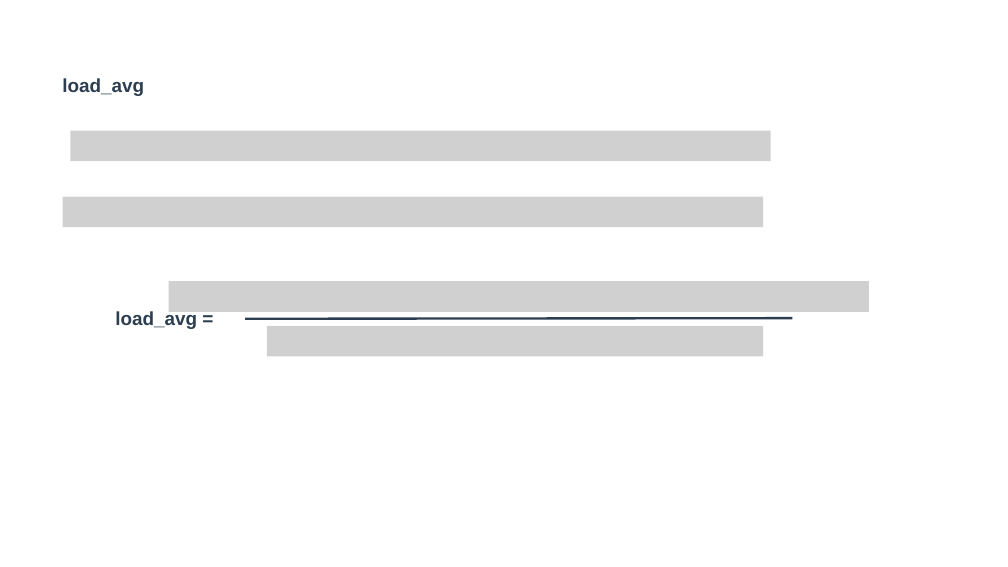
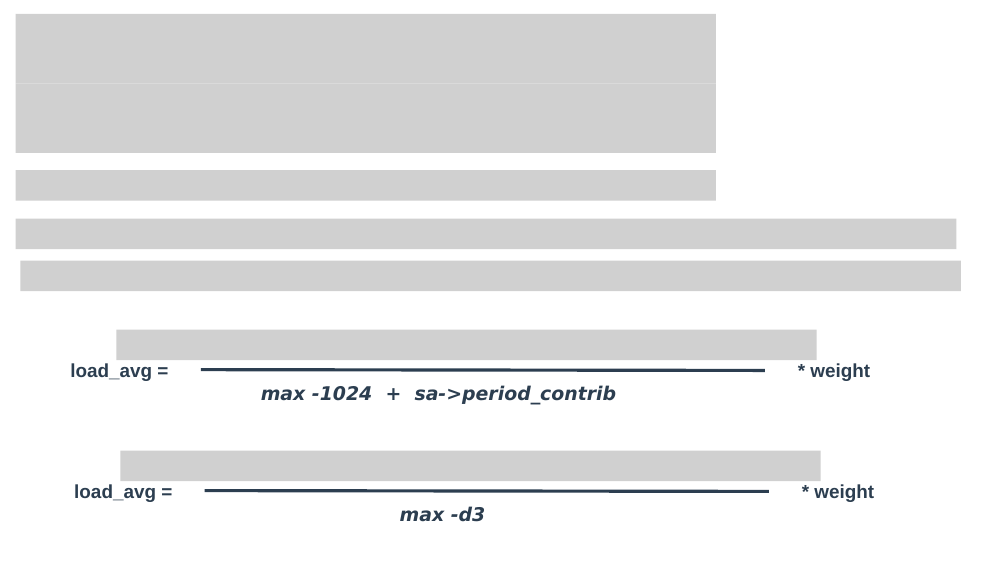
Before and after one commit to zaiqiang-dong/zaiqiang, a slide deck: slide 7 of picture/ppt/process/process.pptx (slide 19 before the commit). Drawn at 1008x567 pixels with LibreOffice and Linux fonts; fonts in the diff are those of the drawing; grey boxes stand for pictures. Boxes give left, top, right and bottom in pixels: in the first picture for what was removed or moved away, otherwise in the second. Text is boxed around its words. In the diff, an @@ line names an element or a change of style, - is before the commit and + after.

```diff
--- a/picture/ppt/process/process.pptx
+++ b/picture/ppt/process/process.pptx
@@ picture added at [16,14,716,83] @@
@@ picture added at [16,83,716,153] @@
@@ picture removed at [70,131,771,162] @@
@@ picture added at [16,170,716,201] @@
@@ picture removed at [63,197,763,227] @@
@@ picture added at [16,219,957,250] @@
@@ picture added at [20,261,961,292] @@
@@ picture removed at [169,281,869,312] @@
@@ text "load_avg =": place and size @@
-text "load_avg =" at [115,310,197,329]
+text "load_avg =" at [70,363,152,381]
@@ picture: place and size @@
-picture at [267,326,763,356]
+picture at [116,330,817,361]
@@ line moved from (245, 319) - (792, 318) to (201, 370) - (765, 371) @@
@@ line (201, 370) - (765, 371): stroke #2C3E50 2.25 pt to #2C3E50 3 pt @@
@@ text added at [261,385,617,405], 18 pt, text #2C3E50, bold, italic @@
+max -1024 + sa->period_contrib
@@ text added at [810,363,870,381], 18 pt, text #2C3E50, bold @@
+* weight
@@ picture added at [120,451,820,482] @@
@@ text at [74,484,156,502]: text changed @@
-load_avg
+load_avg =
@@ line added from (205, 491) to (769, 492), #2C3E50 3 pt @@
@@ text added at [400,506,485,522], 18 pt, text #2C3E50, bold, italic @@
+max -d3
@@ text added at [814,484,874,502], 18 pt, text #2C3E50, bold @@
+* weight
```
Also in this commit, not shown: 1 other slide changed, 1 slide added, 1 slide removed, 11 other files.
